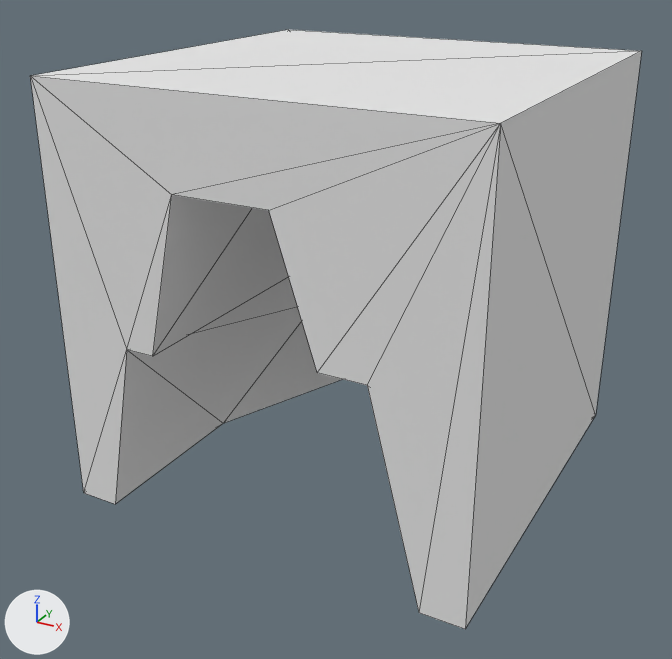
Renders of the OBJ model DynamicLab/Assets/Nature Kit/Models/OBJ format/cliff_blockCave_stone.obj from each side of a commit.
Rendered twice from a camera (50 mm lens) standing at (0.978, -1.901, 1.288) and looking at (-0.026, -0.076, 0.376). The lights are fixed; the arrows at lower left show +X, +Y and +Z. The older version comes first. Mesh edges are drawn as thin lines. Where no turn or scale is listed for an object, it has been applied to the vertices.

Script lines for the objects in view, before the commit:
```python
mat_grass = principled_material('grass')
mat_grass.base_color = (0.8, 0.8, 0.8)  # white #e7e7e7
mat_grass.roughness = 1.0
me_cliff_blockcave_stone = bpy.data.meshes.new('cliff_blockCave_stone')
me_cliff_blockcave_stone.from_pydata(...)  # 30 vertices, 56 faces; spans x -0.5..0.5, y -0.5..0.5, z 0.0..1.0
# faces by material slot: [54, 2]
me_cliff_blockcave_stone.materials.append(mat_stone)  # white #e7e7e7
me_cliff_blockcave_stone.materials.append(mat_grass)  # white #e7e7e7
ob_cliff_blockcave_stone = bpy.data.objects.new('cliff_blockCave_stone', me_cliff_blockcave_stone)
ob_cliff_blockcave_stone.location = (0.0, 0.0, 0.0)
```
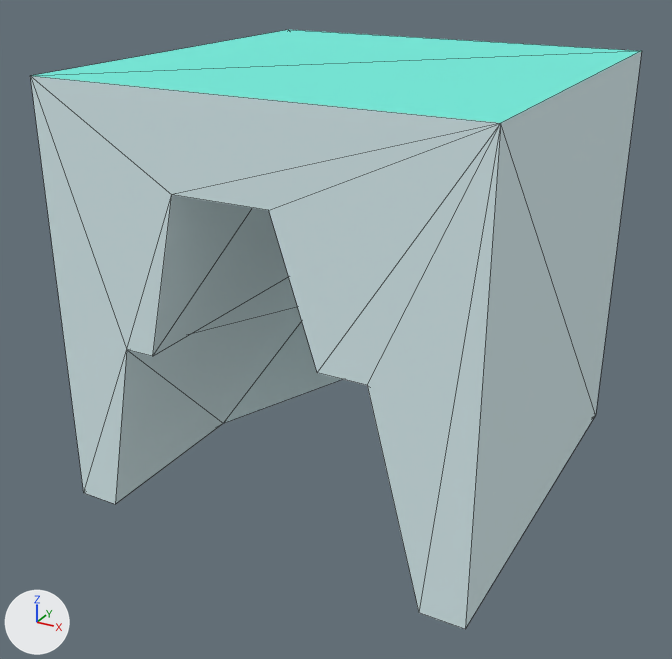
What differs and where, as boxes [x1, y1, x2, y2] in the pictures (672 x 659 px):
'cliff_blockCave_stone', recoloured: [30, 30, 642, 628] in both

The change, as a diff of the scene's bpy script:
```diff
--- a/DynamicLab/Assets/Nature Kit/Models/OBJ format/cliff_blockCave_stone.obj.py
+++ b/DynamicLab/Assets/Nature Kit/Models/OBJ format/cliff_blockCave_stone.obj.py
@@ mat_grass @@
 mat_grass = principled_material('grass')
-mat_grass.base_color = (0.8, 0.8, 0.8)  # white #e7e7e7
+mat_grass.base_color = (0.173, 0.847, 0.722)  # cyan #73eddd
 mat_grass.roughness = 1.0
```
